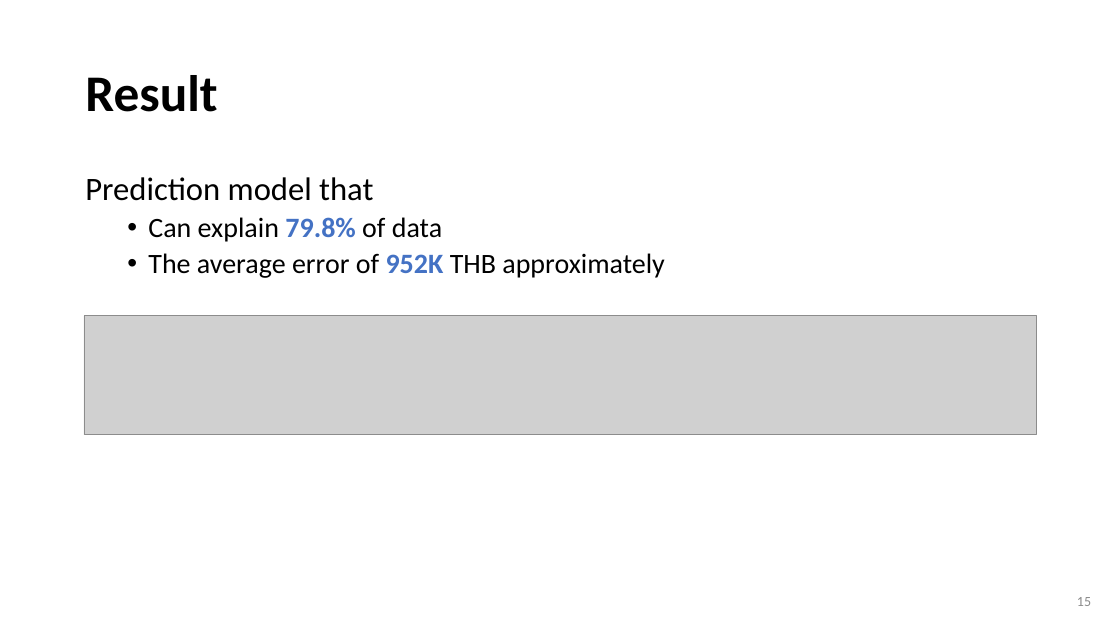
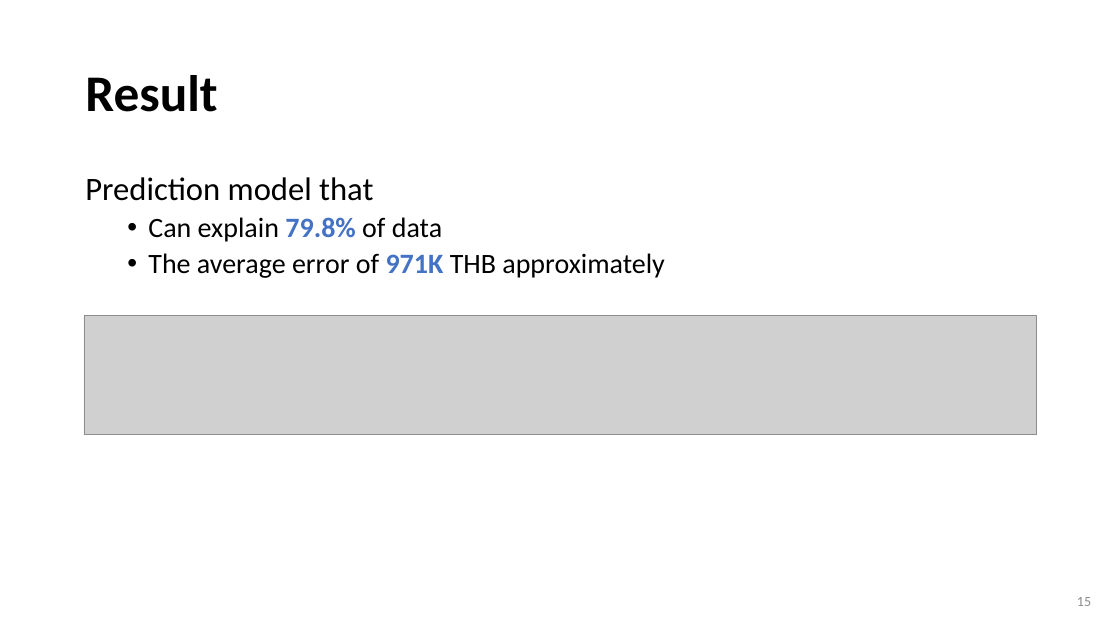
Before and after one commit to wtwwitt/project_2_bangkok_housing_price, a slide deck: slide 15 of presentation/Bangkok Housing Price Prediction for buyers and sellers.pptx. Drawn at 1120x630 pixels with LibreOffice and Linux fonts; fonts in the diff are those of the drawing; grey boxes stand for pictures. Boxes give left, top, right and bottom in pixels: in the first picture for what was removed or moved away, otherwise in the second. Text is boxed around its words. In the diff, an @@ line names an element or a change of style, - is before the commit and + after.

```diff
--- a/presentation/Bangkok Housing Price Prediction for buyers and sellers.pptx
+++ b/presentation/Bangkok Housing Price Prediction for buyers and sellers.pptx
@@ text at (x1=148, y1=253, x2=664, y2=278): text changed @@
-  • The average error of 952K THB approximately
+  • The average error of 971K THB approximately
```
Also in this commit, not shown: 4 other files.
